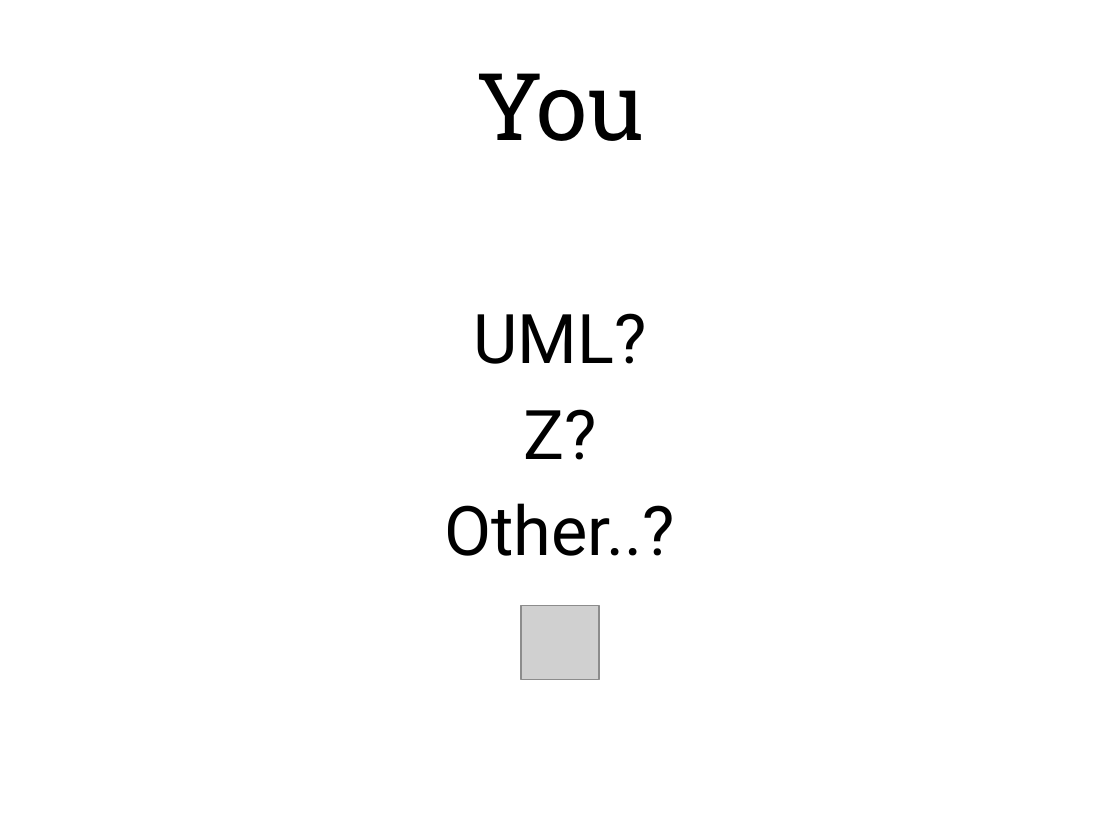
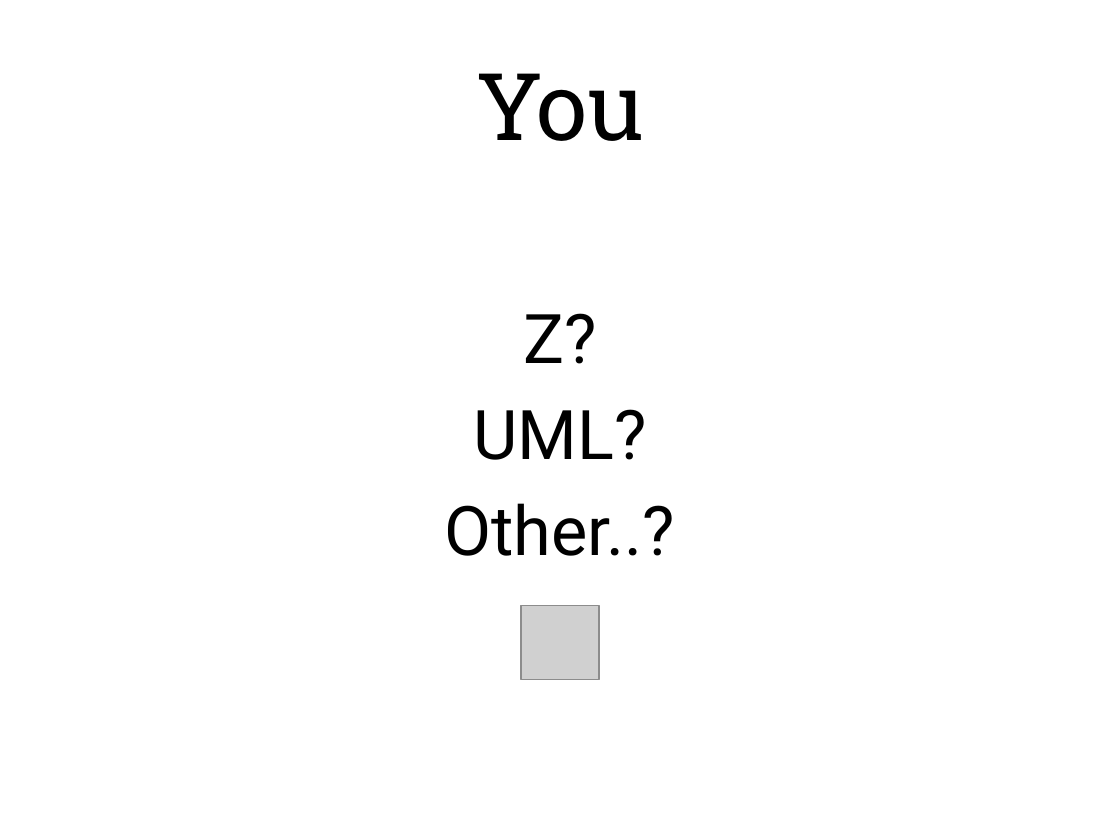
Before and after one commit to paul-sadler-ext/javasizzle, a slide deck: slide 5 of JSizzle-Demo/doc/Modelling in Java.pptx (slide 4 before the commit). Drawn at 1120x840 pixels with LibreOffice and Linux fonts; fonts in the diff are those of the drawing; grey boxes stand for pictures. Boxes give left, top, right and bottom in pixels: in the first picture for what was removed or moved away, otherwise in the second. Text is boxed around its words. In the diff, an @@ line names an element or a change of style, - is before the commit and + after.

```diff
--- a/JSizzle-Demo/doc/Modelling in Java.pptx
+++ b/JSizzle-Demo/doc/Modelling in Java.pptx
@@ text at (x1=523, y1=313, x2=596, y2=364): paragraph added @@
+Z?
@@ text at (x1=523, y1=409, x2=596, y2=460): paragraph removed @@
-Z?
```
Also in this commit, not shown: 3 other slides changed, 1 slide added, 3 other files.
